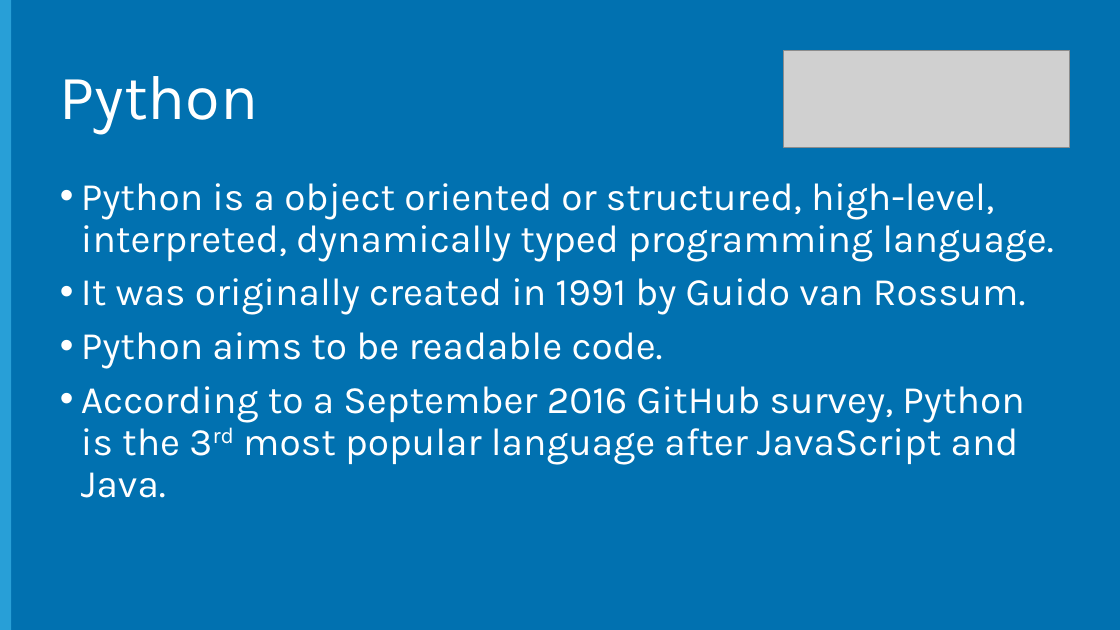
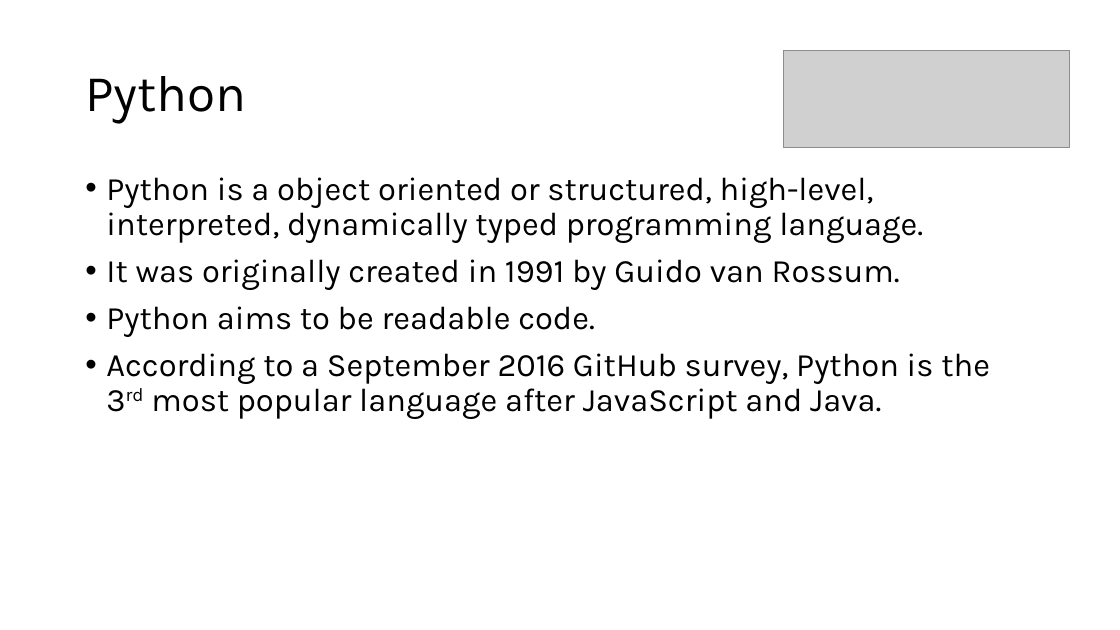
Before and after one commit to jorge2412/DataLake2, a slide deck: slide 4 of Open Dev Framework/Python/Session 1 - Introduction and Slides (Draft)/Introduction to Python.pptx. Drawn at 1120x630 pixels with LibreOffice and Linux fonts; fonts in the diff are those of the drawing; grey boxes stand for pictures; background and template pictures are left out. Boxes give left, top, right and bottom in pixels: in the first picture for what was removed or moved away, otherwise in the second. Text is boxed around its words. In the diff, an @@ line names an element or a change of style, - is before the commit and + after.

Commit message:
Updated Python lab

```diff
--- a/Open Dev Framework/Python/Session 1 - Introduction and Slides (Draft)/Introduction to Python.pptx
+++ b/Open Dev Framework/Python/Session 1 - Introduction and Slides (Draft)/Introduction to Python.pptx
@@ background #0171B0 to #FFFFFF @@
@@ rectangle removed at <box>0,0,11,630</box> @@
@@ title "Python": place and size @@
-title "Python" at <box>60,76,258,135</box>
+title "Python" at <box>85,76,246,123</box>
@@ title "Python" at <box>85,76,246,123</box>: size 54 to 44 pt, text colour #FFFFFF to #000000 @@
@@ text "Python is a object oriented ...": place and size @@
-text "Python is a object oriented ..." at <box>81,183,1053,498</box>
+text "Python is a object oriented ..." at <box>106,177,990,419</box>
@@ text "Python is a object oriented ..." at <box>106,177,990,419</box>: size 33.3 to 28 pt, text colour #FFFFFF to #000000 @@
```
Also in this commit, not shown: 18 other slides changed, 2 slides added, 3 slides removed, 14 other files.
